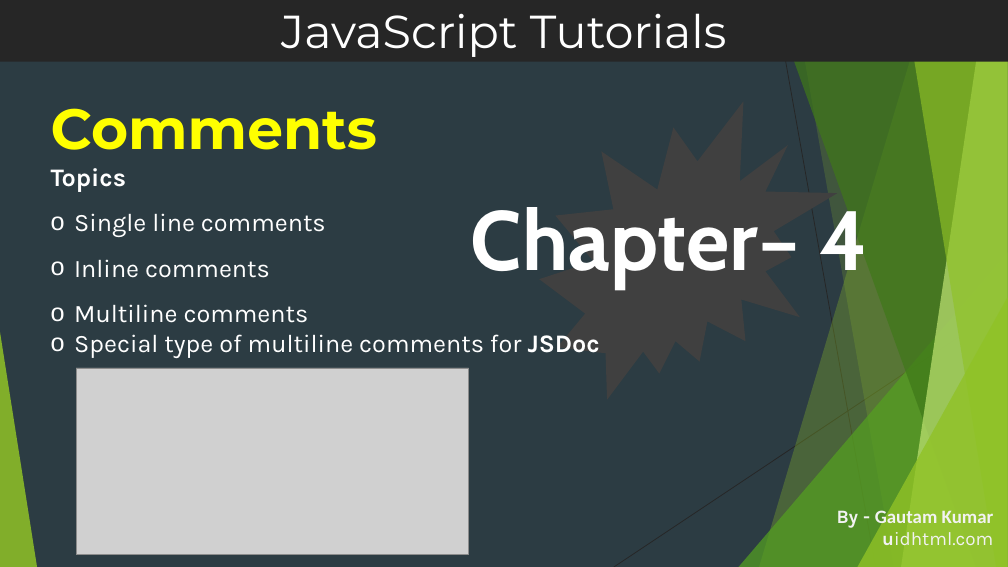
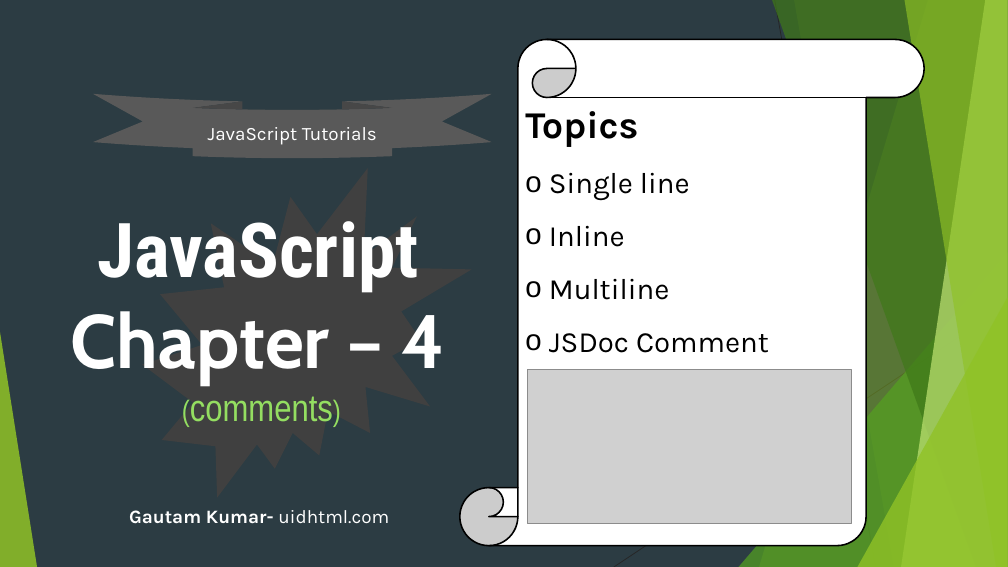
Before and after one commit to uidhtml/javascript-tutorials, a slide deck: slide 18 of Javascript Tutorials.pptx. Drawn at 1008x567 pixels with LibreOffice and Linux fonts; fonts in the diff are those of the drawing; grey boxes stand for pictures. Boxes give left, top, right and bottom in pixels: in the first picture for what was removed or moved away, otherwise in the second. Text is boxed around its words. In the diff, an @@ line names an element or a change of style, - is before the commit and + after.

Commit message:
Added chapter 7

```diff
--- a/Javascript Tutorials.pptx
+++ b/Javascript Tutorials.pptx
@@ vertical scroll added at <box>460,39,924,546</box>, fill #FFFFFF, outline #000000 1.5 pt, 28 pt, text #000000 @@
+Topics
+o Single line
+o Inline
+o Multiline
+o JSDoc Comment
@@ text removed at <box>51,108,600,358</box> @@
-Comments
-Topics
-o Single line comments
-o Inline comments
-  o Multiline comments
-o Special type of multiline comments for JSDoc
@@ ellipse ribbon "JavaScript Tutorials": place and size @@
-ellipse ribbon "JavaScript Tutorials" at <box>0,0,1008,61</box>
+ellipse ribbon "JavaScript Tutorials" at <box>93,94,492,158</box>
@@ ellipse ribbon "JavaScript Tutorials" at <box>93,94,492,158</box>: size 44 to 18 pt, font Montserrat to Karla; vertical alignment top to middle; rectangle to ellipse ribbon; fill #262626 to #595959 @@
@@ irregular seal: place and size @@
-irregular seal at <box>539,101,838,400</box>
+irregular seal at <box>142,168,472,498</box>
@@ title at <box>71,221,445,422</box>: text changed; size 80 to 72 pt; font Cabin to Roboto Condensed @@
-Chapter– 4
+JavaScript
+Chapter – 4
+(comments)
@@ picture: place and size @@
-picture at <box>76,368,469,555</box>
+picture at <box>528,370,851,524</box>
@@ text at <box>129,510,389,524</box>: text changed; text colour #F2F2F2 to #FFFFFF @@
-By - Gautam Kumar
-uidhtml.com
+Gautam Kumar- uidhtml.com
```
Also in this commit, not shown: 1 other slide changed, 2 other files.
